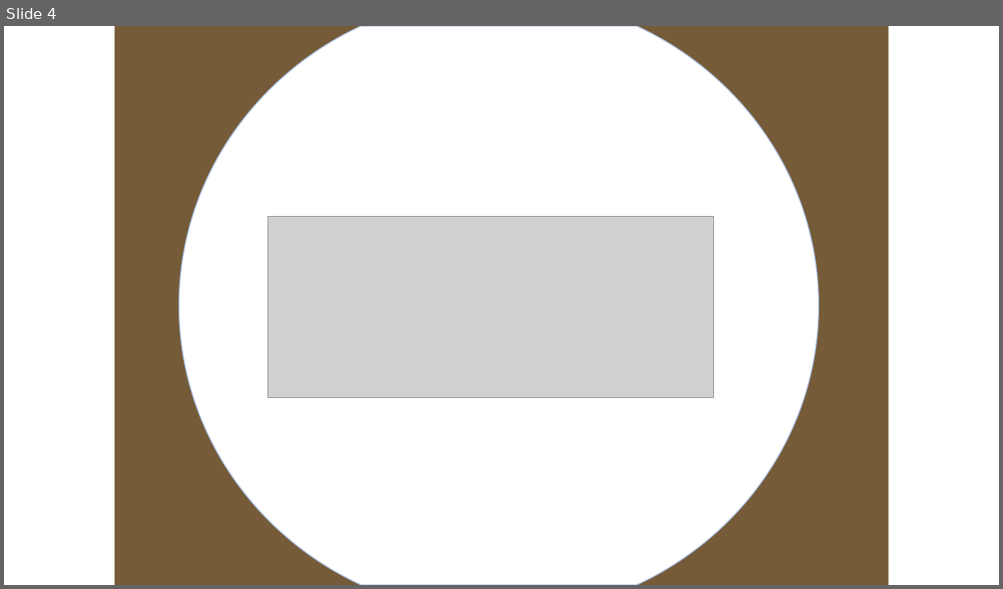
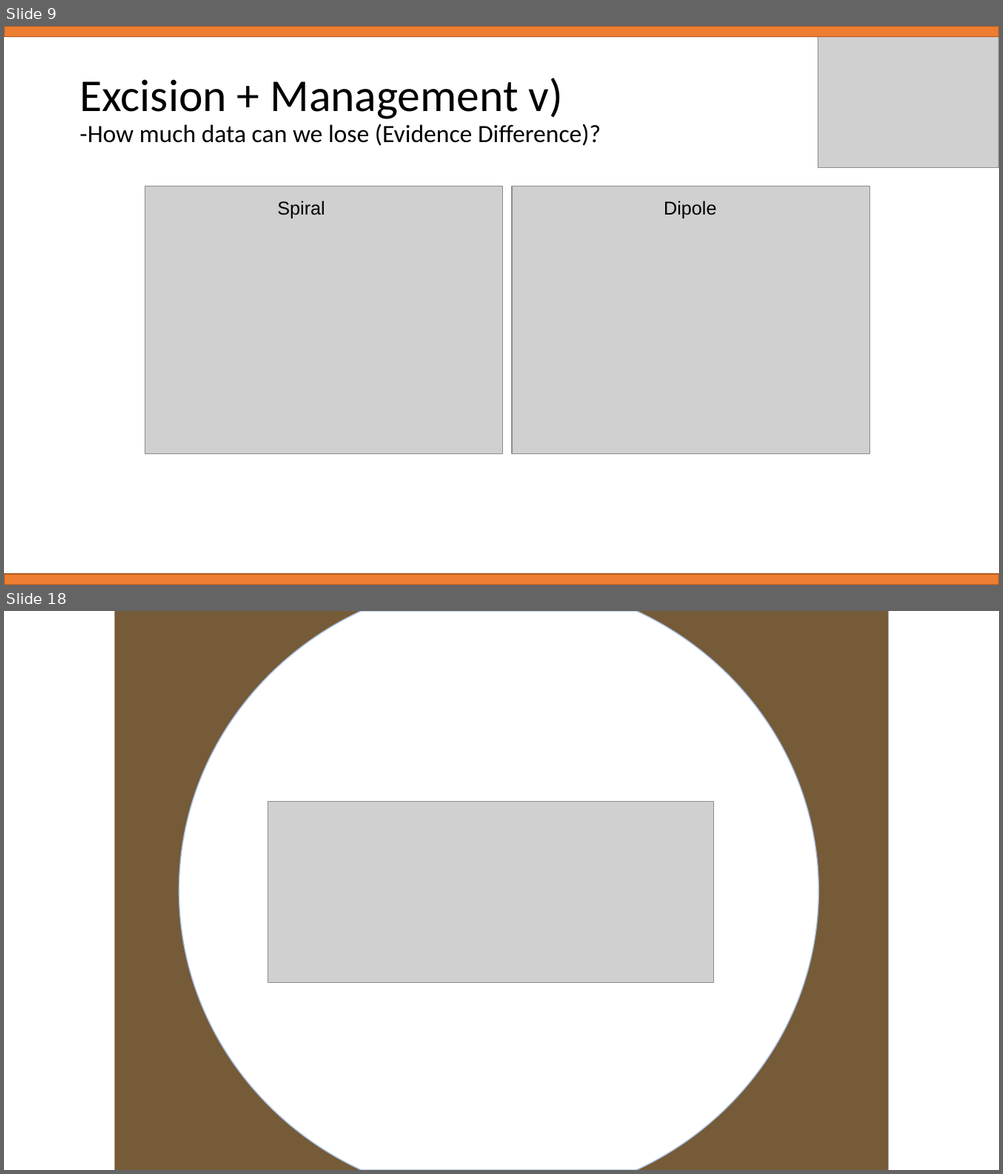
Before and after one commit to samleeney/Talks, a slide deck: RFI Management in the REACH Pipeline - REACH Conference 04-22.pptx. Shown one above the other, each under a label of ours: slide 4 before the commit, slides 9 and 18 after it; the slides between them are not shown. The pictures are 1003x589 and 1003x1174 pixels, drawn with LibreOffice and Linux fonts; fonts in the diff are those of the drawing; grey boxes stand for pictures; background and template pictures are left out. Boxes give left, top, right and bottom in pixels: in the first picture for what was removed or moved away, otherwise in the second. Text is boxed around its words. In the diff, an @@ line names an element or a change of style, - is before the commit and + after.

```diff
--- a/RFI Management in the REACH Pipeline - REACH Conference 04-22.pptx
+++ b/RFI Management in the REACH Pipeline - REACH Conference 04-22.pptx
@@ slide 9 added at [4,26,999,585], background #FFFFFF @@
@@ rectangle added at [4,26,999,37], fill #ED7D31, outline #AF5C24 1 pt @@
@@ picture added at [818,26,999,168] @@
@@ title added at [79,78,600,146], 24 pt, text #000000 @@
+Excision + Management v)
+-How much data can we lose (Evidence Difference)?
@@ picture added at [145,187,503,455] @@
@@ text added at [277,201,324,219], 18 pt, text #000000 @@
+Spiral
@@ picture added at [512,187,870,455] @@
@@ text added at [663,201,716,219], 18 pt, text #000000 @@
+Dipole
@@ rectangle added at [4,574,999,585], fill #ED7D31, outline #AF5C24 1 pt @@
@@ what was slide 4 is now slide 18 @@
```
Also in this commit, not shown: 2 slides changed, 13 other slides added.
